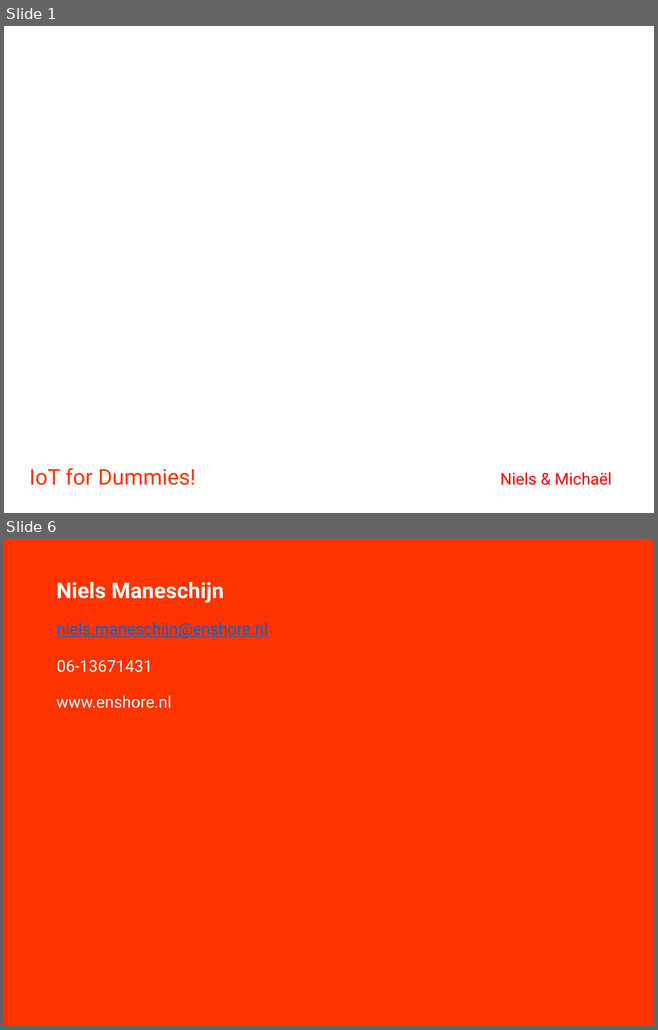
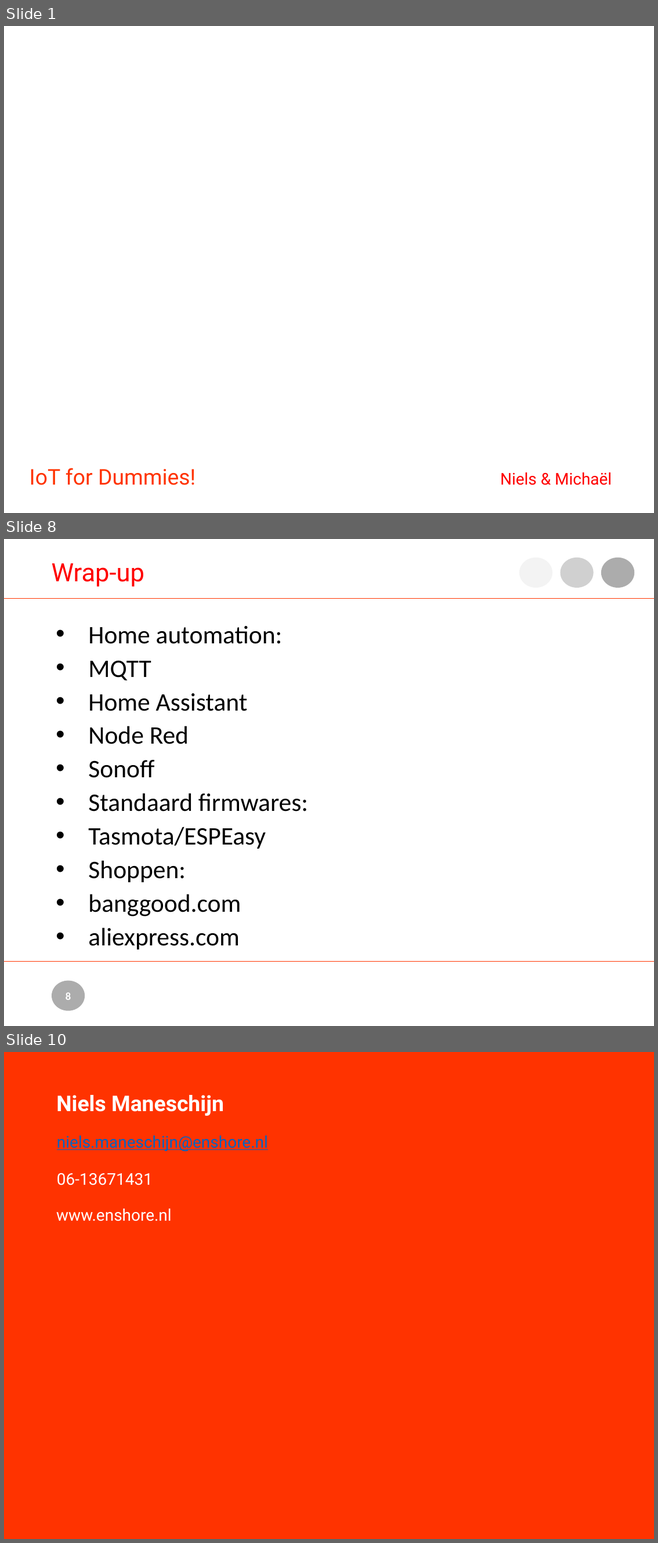
Before and after one commit to nielsmaneschijn/lotlr, a slide deck: doc/IOT for Dummies.pptx. Shown one above the other, each under a label of ours: slides 1 and 6 before the commit, slides 1, 8 and 10 after it; the slides between them are not shown. The pictures are 658x1030 and 658x1543 pixels, drawn with LibreOffice and Linux fonts; fonts in the diff are those of the drawing; background and template pictures are left out. Boxes give left, top, right and bottom in pixels: in the first picture for what was removed or moved away, otherwise in the second. Text is boxed around its words. In the diff, an @@ line names an element or a change of style, - is before the commit and + after.

```diff
--- a/doc/IOT for Dummies.pptx
+++ b/doc/IOT for Dummies.pptx
@@ slide 8 added at bbox=[4, 539, 654, 1026], background #FFFFFF @@
@@ text added at bbox=[52, 563, 145, 587], 28 pt, text #FF0000 @@
+Wrap-up
@@ ellipse added at bbox=[519, 557, 552, 588], fill #8A8A8A at 10% opacity @@
@@ ellipse added at bbox=[560, 557, 593, 588], fill #8A8A8A at 40% opacity @@
@@ ellipse added at bbox=[601, 557, 634, 588], fill #8A8A8A at 70% opacity @@
@@ line added from (4, 599) to (654, 599), #FF3300 1 pt @@
@@ text added at bbox=[88, 626, 308, 950], 28 pt, text #000000 @@
+• Home automation:
+• MQTT
+• Home Assistant
+• Node Red
+• Sonoff
+• Standaard firmwares:
+• Tasmota/ESPEasy
+• Shoppen:
+• banggood.com
+• aliexpress.com
@@ line added from (4, 962) to (654, 962), #FF3300 1 pt @@
@@ ellipse added at bbox=[52, 981, 85, 1011], fill #8A8A8A at 70% opacity @@
@@ page number added at bbox=[65, 993, 71, 1000], 12 pt, text #FFFFFF, bold @@
+8
@@ what was slide 6 is now slide 10 @@
```
Also in this commit, not shown: 1 slide changed, 5 other slides added, 2 slides removed.
